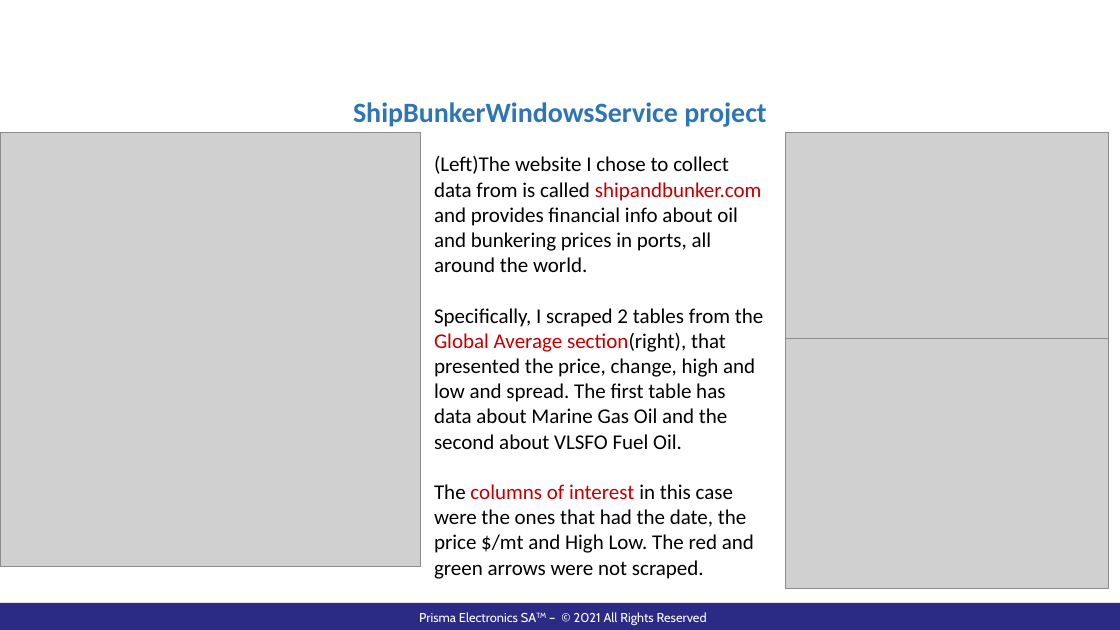
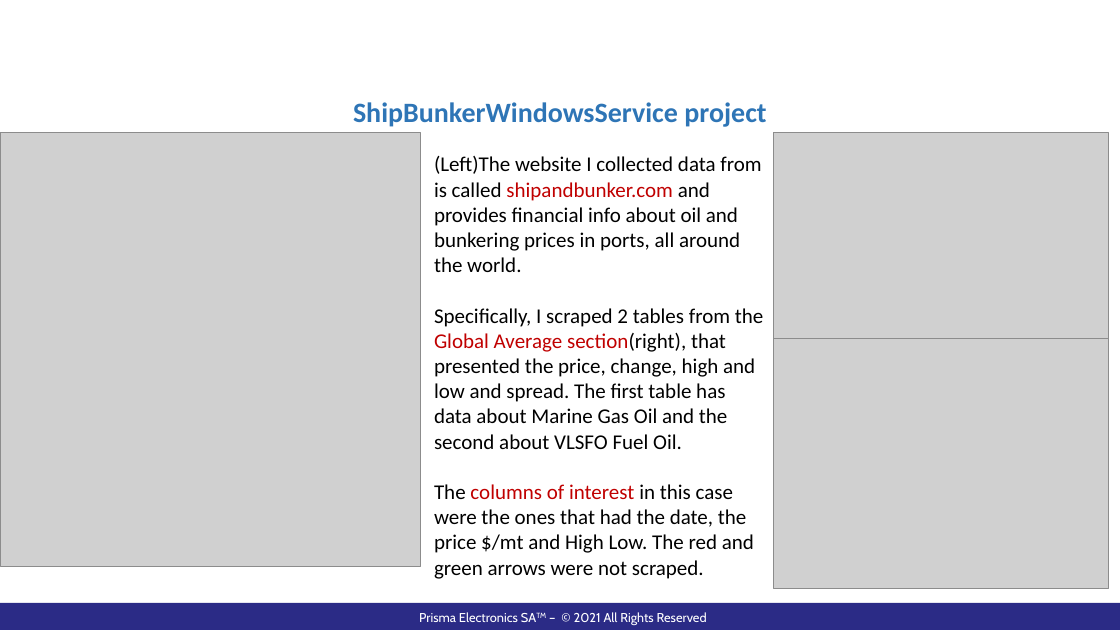
Before and after one commit to pazo0z0o/WorkRelatedLearning, a slide deck: slide 4 of ShipBunkerWindowsService/Documentation/WebScraperPresentation.pptx. Drawn at 1120x630 pixels with LibreOffice and Linux fonts; fonts in the diff are those of the drawing; grey boxes stand for pictures; background and template pictures are left out. Boxes give left, top, right and bottom in pixels: in the first picture for what was removed or moved away, otherwise in the second. Text is boxed around its words. In the diff, an @@ line names an element or a change of style, - is before the commit and + after.

```diff
--- a/ShipBunkerWindowsService/Documentation/WebScraperPresentation.pptx
+++ b/ShipBunkerWindowsService/Documentation/WebScraperPresentation.pptx
@@ picture resized from (x1=786, y1=133, x2=1109, y2=345) to (x1=774, y1=133, x2=1109, y2=345) @@
@@ text at (x1=434, y1=156, x2=761, y2=272): text changed @@
-(Left)The website I chose to collect data from is called shipandbunker.com and provides financial info about oil and bunkering prices in ports, all around the world.
+(Left)The website I collected data from is called shipandbunker.com and provides financial info about oil and bunkering prices in ports, all around the world.
@@ picture resized from (x1=786, y1=339, x2=1109, y2=588) to (x1=774, y1=339, x2=1109, y2=588) @@
```
Also in this commit, not shown: 8 other slides changed, 2 other files.
